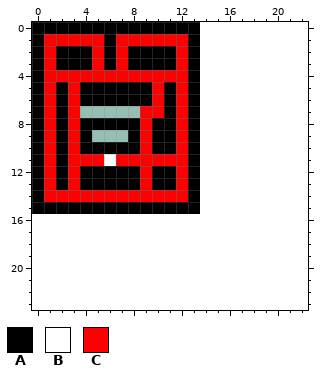
File history of a pixel-art sprite, src/main/resources/maps/level1.png. Above is the file before it was changed.
The file is 14x16 pixels. The old version is drawn lined up with the new one, on the new canvas.
Palette (. is transparent): A #000000  B #ffffff  C #ff0000
Pixels before, first column x 0:
 0 AAAAAAAAAAAAAA
 1 ACCCCCACCCCCCA
 2 ACAAACACAAAACA
 3 ACAAACACAAAACA
 4 ACCCCCCCCCCCCA
 5 ACACAAAAAACACA
 6 ACACAAAAAACACA
 7 ACAC.....CCACA
 8 ACACAAAAACAACA
 9 ACACA...ACAACA
10 ACACAAAAACAACA
11 ACACCCBCCCCCCA
12 ACACAAAAACAACA
13 ACACAAAAACAACA
14 ACCCCCCCCCCCCA
15 AAAAAAAAAAAAAA
Now the later version:
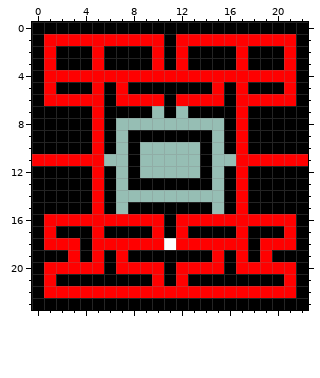
Changes in this commit:
canvas 14x16 -> 23x24
Colour A now appears in row 0 at x 14 to 22; in row 1 at x 22; in rows 2 to 3 at x 14 to 16, 18 to 20 and 22; in row 4 at x 22; in row 5 at x 14, 16, 18 to 20 and 22; in row 6 at x 16 and 22.
Colour A now appears in row 7 at x 4, 6 to 8, 14 to 16 and 18 to 22; in row 8 at x 16 and 18 to 22; in row 9 at x 6, 14, 16 and 18 to 22; in row 10 at x 14, 16 and 18 to 22; in row 11 at x 14; in rows 12 to 13 at x 14, 16 and 18 to 22.
Colour A now appears in row 14 at x 16 and 18 to 22; in row 15 at x 14, 16 and 18 to 22; in row 16 at x 0, 11 and 22; in row 17 at x 0, 2 to 4, 6 to 9, 11, 13 to 16, 18 to 20 and 22; in row 18 at x 0, 4, 18 and 22; in row 19 at x 0 to 2, 4, 6, 8 to 14, 16, 18 and 20 to 22.
Colour A now appears in row 20 at x 0, 6, 11, 16 and 22; in row 21 at x 0, 2 to 9, 11, 13 to 20 and 22; in row 22 at x 0 and 22; in row 23 at x 0 to 22.
The author changed colour C to colour A in row 1 at x 11; in rows 2 to 3 at x 7; in row 5 at x 3, 10 and 12; in row 7 at x 1, 3 and 9; in row 8 at x 1 and 3; in row 9 at x 1, 3, 9 and 12.
The author changed colour C to colour A in row 10 at x 1 and 3; in row 11 at x 8; in row 12 at x 1 and 3; in row 13 at x 1, 3, 9 and 12; in row 14 at x 1 to 4 and 6.
Colour B now appears in row 18 at x 11.
Colour C now appears in row 1 at x 14 to 21; in rows 2 to 3 at x 17 and 21; in row 4 at x 14 to 21; in row 5 at x 15, 17 and 21; in row 6 at x 14 to 15 and 17 to 21; in row 7 at x 5 and 17.
Colour C now appears in row 8 at x 17; in row 9 at x 5 and 17; in row 10 at x 17; in row 11 at x 17 to 22; in rows 12 to 15 at x 17; in row 16 at x 1 to 10 and 12 to 21.
Colour C now appears in row 17 at x 1, 5, 10, 12, 17 and 21; in row 18 at x 1 to 3, 5 to 10, 12 to 17 and 19 to 21; in row 19 at x 3, 5, 7, 15, 17 and 19; in row 20 at x 1 to 5, 7 to 10, 12 to 15 and 17 to 21; in row 21 at x 1, 10, 12 and 21; in row 22 at x 1 to 21.
The author changed colour A to colour C in row 1 at x 6 and 13; in rows 2 to 3 at x 10; in row 4 at x 13; in row 5 at x 5 and 7; in row 6 at x 2, 4 to 5, 7 to 9 and 13; in row 8 at x 5.
The author changed colour A to colour C in row 10 at x 5; in row 11 at x 0 and 2; in rows 12 to 13 at x 5; in row 15 at x 5.
The edit erases colour A in row 8 at x 7 to 8, 10 to 11 and 13; in row 10 at x 7, 10 to 11 and 13; in row 11 at x 13; in row 12 at x 7, 10 to 11 and 13; in row 13 at x 7; in row 14 at x 13.
The edit erases colour A in row 15 at x 7.
The edit erases colour B in row 11 at x 6.
The edit erases colour C in row 7 at x 10 and 12; in row 8 at x 9 and 12; in row 10 at x 9 and 12; in row 11 at x 7 and 9 to 12; in row 12 at x 9 and 12; in row 14 at x 7 to 12.
Where, in picture pixels (left, top, right, bottom), the same in both pictures:
changed: (32, 22, 308, 310)
